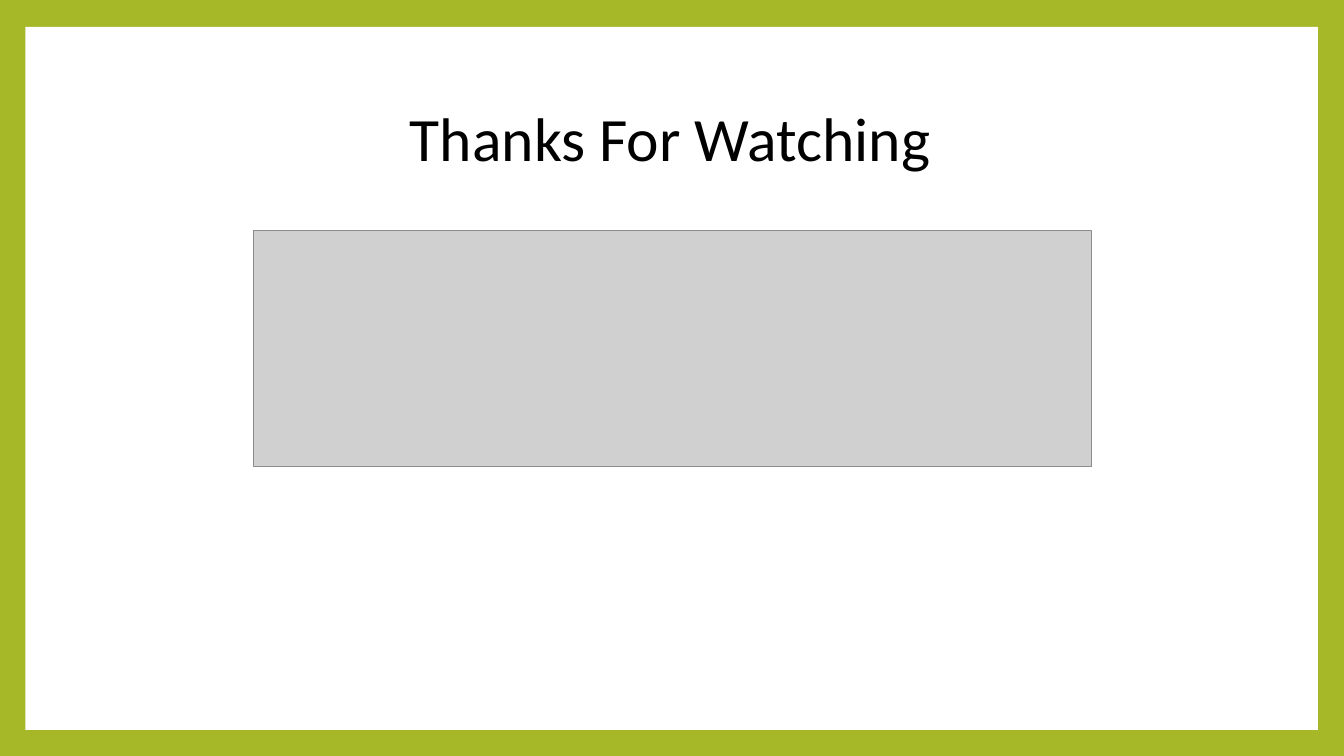
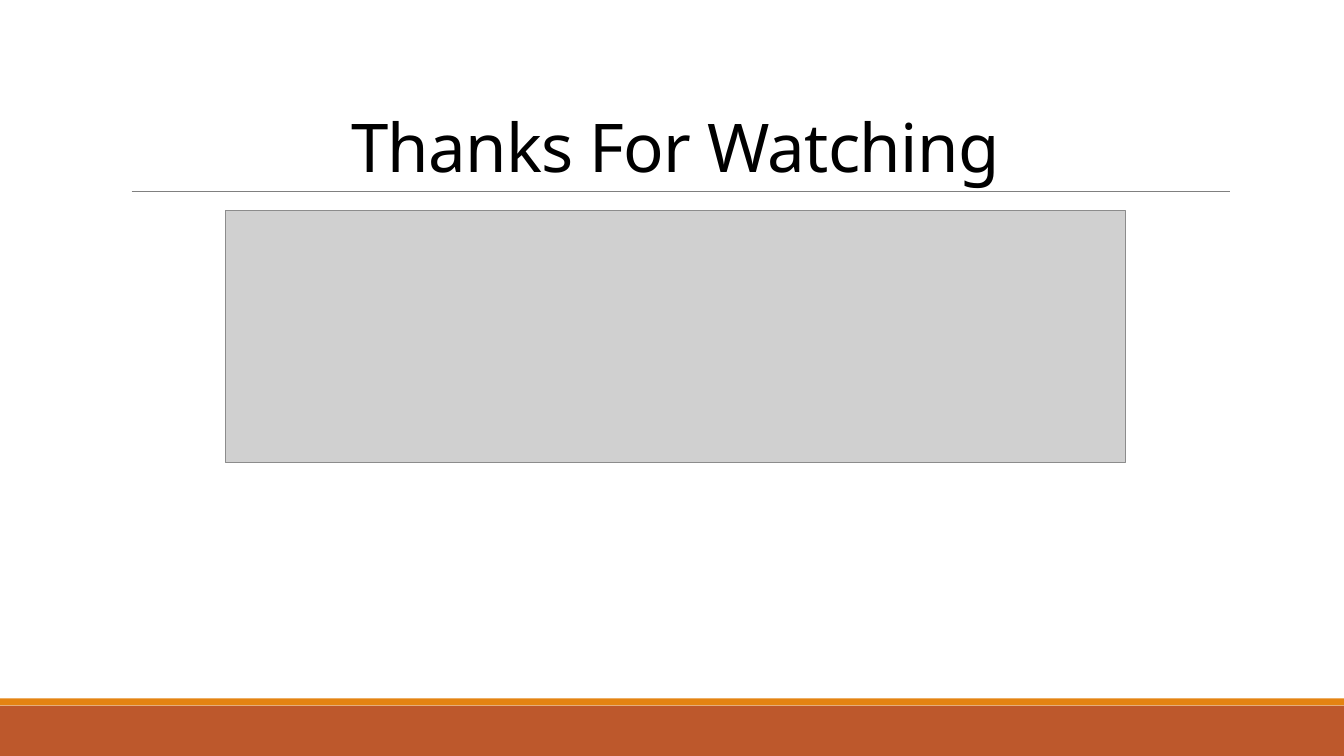
Before and after one commit to sonnv56/Mon-CVDHD-2014, a slide deck: slide 7 of Ngo_Van_Hieu/Xây dựng ứng dụng Với Hadoop.pptx. Drawn at 1344x756 pixels with LibreOffice and Linux fonts; fonts in the diff are those of the drawing; grey boxes stand for pictures. Boxes give left, top, right and bottom in pixels: in the first picture for what was removed or moved away, otherwise in the second. Text is boxed around its words. In the diff, an @@ line names an element or a change of style, - is before the commit and + after.

```diff
--- a/Ngo_Van_Hieu/Xây dựng ứng dụng Với Hadoop.pptx
+++ b/Ngo_Van_Hieu/Xây dựng ứng dụng Với Hadoop.pptx
@@ background #A6B727 to #FFFFFF @@
@@ rectangle removed at <box>25,27,1318,730</box> @@
@@ title "Thanks For Watching": place and size @@
-title "Thanks For Watching" at <box>410,118,930,172</box>
+title "Thanks For Watching" at <box>351,121,999,188</box>
@@ title "Thanks For Watching" at <box>351,121,999,188</box>: size 44 to 48 pt, font Calibri to Noto Sans, letter spacing 0 to -0.5 pt; line spacing 0.9 to 0.85; vertical alignment middle to bottom @@
@@ line added from (132, 192) to (1231, 192), #808080 0.5 pt @@
@@ picture: place and size @@
-picture at <box>253,231,1091,466</box>
+picture at <box>226,210,1126,463</box>
@@ rectangle added at <box>0,706,1344,756</box>, fill #BD582C @@
@@ rectangle added at <box>0,699,1344,706</box>, fill #E48312 @@
```
Also in this commit, not shown: 6 other slides changed, 1 other file.
